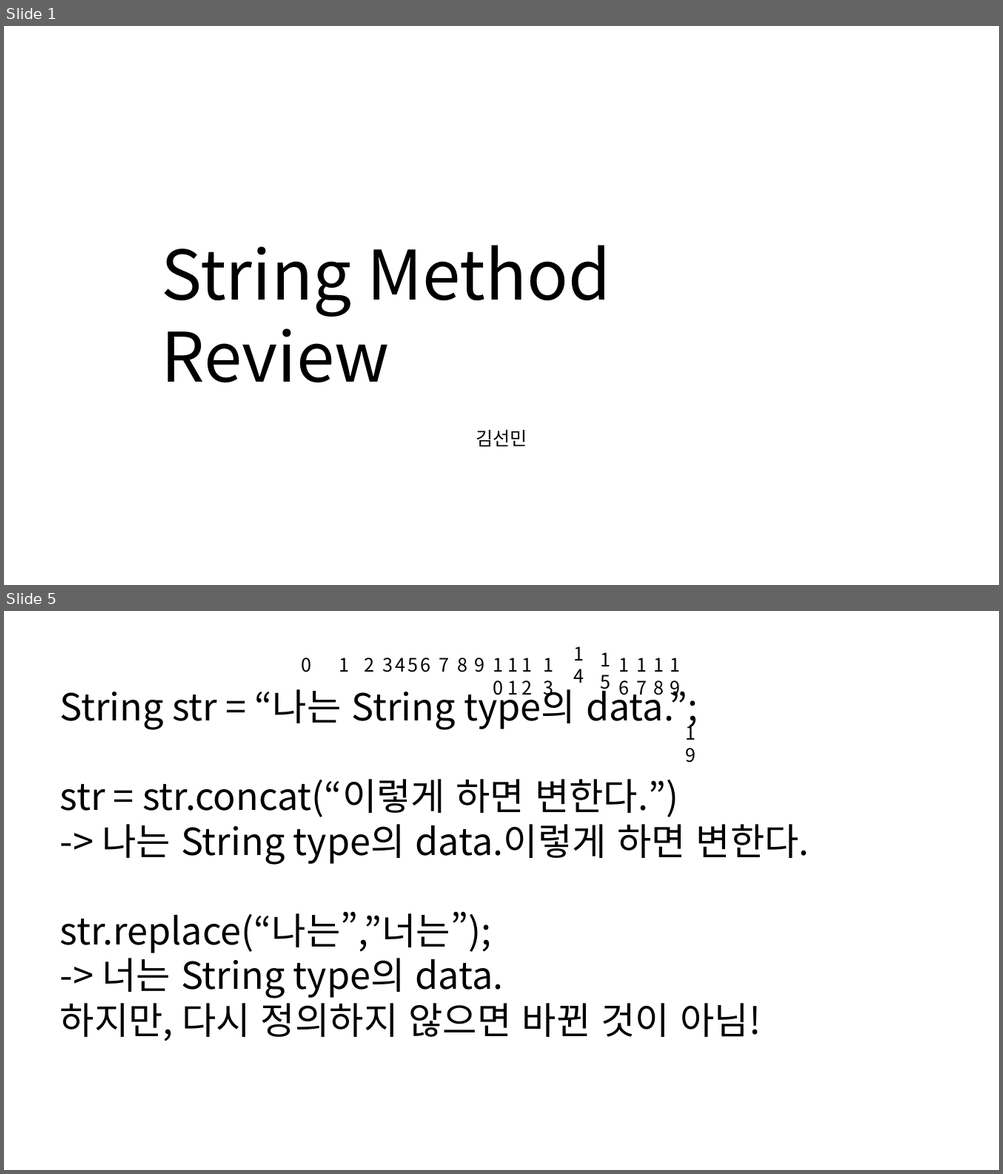
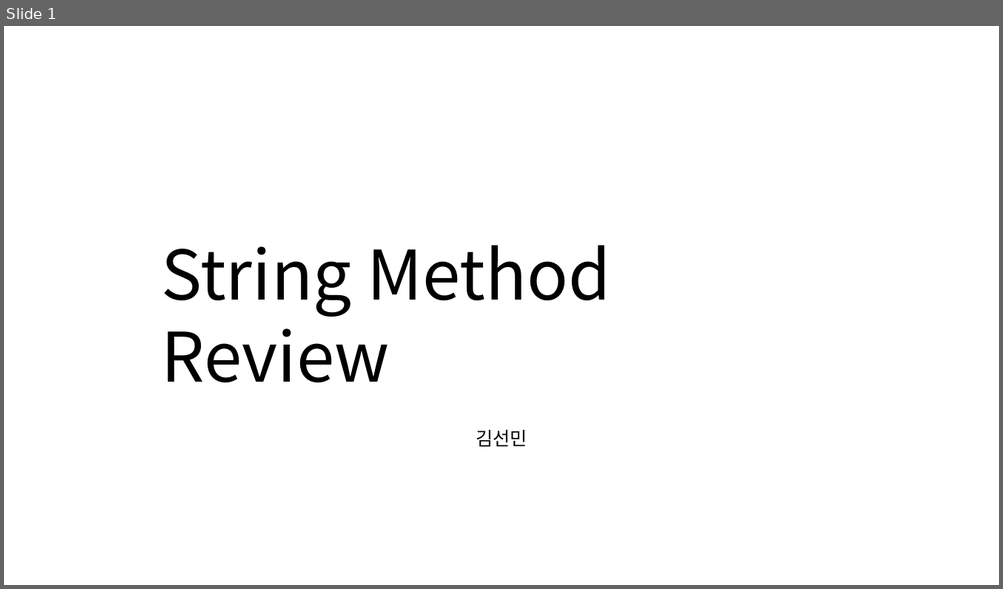
Before and after one commit to appleater7/osf-studygroup, a slide deck: src/study/String_Method_review.pptx. Shown one above the other, each under a label of ours: slides 1 and 5 before the commit, slide 1 after it; the slides between them are not shown. The pictures are 1003x1174 and 1003x589 pixels, drawn with LibreOffice and Linux fonts; fonts in the diff are those of the drawing. Boxes give left, top, right and bottom in pixels: in the first picture for what was removed or moved away, otherwise in the second. Text is boxed around its words. In the diff, an @@ line names an element or a change of style, - is before the commit and + after.

```diff
--- a/src/study/String_Method_review.pptx
+++ b/src/study/String_Method_review.pptx
@@ slide 5 removed at (4, 611, 999, 1170), background #FFFFFF @@
@@ text removed at (485, 649, 515, 703) @@
-10
@@ text removed at (500, 649, 529, 703) @@
-11
@@ text removed at (515, 649, 544, 703) @@
-12
@@ text removed at (536, 649, 565, 703) @@
-13
@@ text removed at (566, 638, 596, 692) @@
-14
@@ text removed at (593, 644, 622, 698) @@
-15
@@ text removed at (612, 649, 640, 703) @@
-16
@@ text removed at (629, 649, 658, 703) @@
-17
@@ text removed at (646, 649, 675, 703) @@
-18
@@ text removed at (663, 649, 692, 703) @@
-19
@@ text removed at (301, 658, 312, 672) @@
-0
@@ text removed at (338, 658, 349, 672) @@
-1
@@ text removed at (364, 658, 374, 672) @@
-2
@@ text removed at (439, 658, 449, 672) @@
-7
@@ text removed at (458, 658, 468, 672) @@
-8
@@ text removed at (474, 658, 484, 672) @@
-9
@@ text removed at (574, 669, 584, 683) @@
-4
@@ text removed at (600, 675, 610, 693) @@
-5
@@ text removed at (60, 683, 809, 1042) @@
-String str = “나는 String type의 data.”;
-str = str.concat(“이렇게 하면 변한다.”)
--> 나는 String type의 data.이렇게 하면 변한다.
-str.replace(“나는”,”너는”);
--> 너는 String type의 data.
-하지만, 다시 정의하지 않으면 바뀐 것이 아님!
@@ text removed at (543, 681, 554, 699) @@
-3
@@ text removed at (619, 681, 629, 695) @@
-6
@@ text removed at (677, 718, 707, 771) @@
-19
```
Also in this commit, not shown: 3 slides added, 6 other slides removed.
